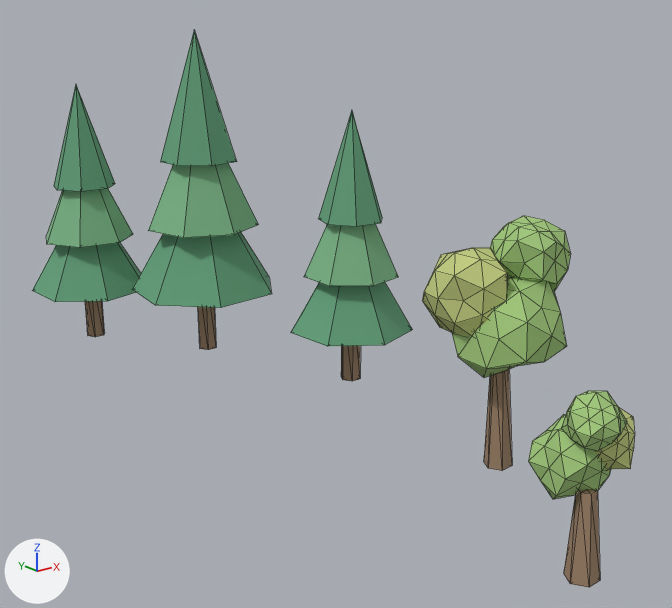
The glTF model assets/models/props_right.glb, before and after one commit.
Both versions are drawn from a 50 mm lens placed at (-0.111, -0.481, 0.311), pointed at (0.27, -0.005, 0.121). Lighting does not change. The marker at lower left points along +X, +Y and +Z. The older version comes first. Mesh edges are drawn as thin lines. Vertices at exactly the same position are counted once.
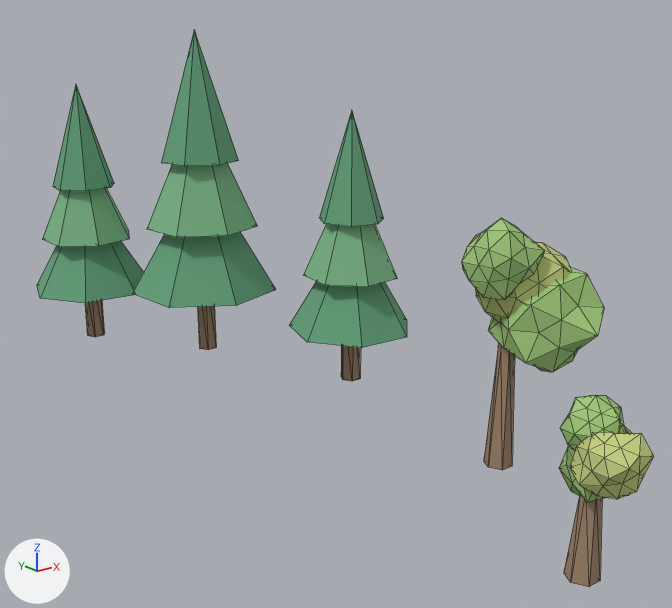
Diff of the bpy script that builds the scene:
```diff
--- a/assets/models/props_right.glb.py
+++ b/assets/models/props_right.glb.py
@@ me_mesh_0 @@
 # used by ob_mesh_0; location = (0.0, 0.0, 0.0)
-me_mesh_0.from_pydata(...)  # 403 vertices, 726 faces; spans x 0.164..0.367, y -0.254..0.308, z 0.04..0.299
+me_mesh_0.from_pydata(...)  # 403 vertices, 726 faces; spans x 0.16..0.365, y -0.271..0.31, z 0.04..0.299
+# me_mesh_0 part 1: the loose piece of 14 vertices spanning x 0.291..0.309, y -0.138..-0.122, z 0.04..0.12 is turned 4.3 degrees about the y axis through its middle, then moved by (0.003, 0.0, 0.0)
+# me_mesh_0 part 2: the loose piece of 14 vertices spanning x 0.231..0.249, y -0.248..-0.232, z 0.04..0.09 is turned 4.5 degrees about the y axis through its middle, then moved by (0.002, 0.0, 0.0)
+# me_mesh_0 part 3: the loose piece of 9 vertices spanning x 0.213..0.33, y 0.114..0.23, z 0.093..0.194 is turned -39.3 degrees about the z axis through its middle, then moved by (0.001, -0.001, 0.0)
+# me_mesh_0 part 4: the loose piece of 9 vertices spanning x 0.242..0.301, y 0.14..0.2, z 0.198..0.299 is turned -39.7 degrees about the z axis through its middle, then moved by (0.0, -0.001, 0.0)
+# me_mesh_0 part 5: the loose piece of 9 vertices spanning x 0.276..0.367, y -0.007..0.085, z 0.082..0.162 is turned 30.1 degrees about the z axis through its middle, then moved by (0.0, 0.001, 0.0)
+# me_mesh_0 part 6: the loose piece of 9 vertices spanning x 0.295..0.343, y 0.017..0.065, z 0.165..0.245 is turned -8.4 degrees about the z axis through its middle
+# me_mesh_0 part 7: the loose piece of 9 vertices spanning x 0.164..0.26, y 0.211..0.308, z 0.084..0.168 is turned 30.9 degrees about the z axis through its middle, then moved by (0.0, 0.001, 0.0)
+# me_mesh_0 part 8: the loose piece of 9 vertices spanning x 0.184..0.235, y 0.236..0.286, z 0.172..0.256 is turned 7.5 degrees about the z axis through its middle
+# me_mesh_0 part 9: the loose piece of 9 vertices spanning x 0.225..0.314, y 0.124..0.212, z 0.146..0.246 is turned -7.2 degrees about the z axis through its middle
+# me_mesh_0 part 10: the loose piece of 9 vertices spanning x 0.287..0.356, y 0.005..0.075, z 0.124..0.203 is turned 45.2 degrees about the z axis through its middle, then moved by (-0.001, 0.001, 0.0)
+# me_mesh_0 part 11: the loose piece of 9 vertices spanning x 0.172..0.245, y 0.224..0.298, z 0.128..0.212 is turned -28.8 degrees about the z axis through its middle, then moved by (0.0, 0.001, 0.0)
+# me_mesh_0 part 12: 250 of 403 vertices moved; they spanned x 0.222..0.339, y -0.254..-0.093, z 0.081..0.195 and now span x 0.218..0.355, y -0.271..-0.105, z 0.081..0.2; mean shift (0.003, -0.009, 0.0); largest move (0.299, -0.126, 0.167) -> (0.338, -0.141, 0.171)
 me_mesh_0.materials.append(mat_bark)
```

Boxes [x1, y1, x2, y2] around the edits, measured in the pictures (672 x 608 px; the box of a moved part takes in the faces that stretch with it):
'Mesh_0', reshaped: before [32, 30, 634, 587]; after [37, 30, 654, 587]
part 1 of me_mesh_0, moved or reshaped: before [484, 369, 512, 471]; after [484, 343, 515, 470]
part 2 of me_mesh_0, moved or reshaped: before [564, 490, 600, 587]; after [564, 494, 602, 587]
part 3 of me_mesh_0, moved or reshaped: before [133, 232, 271, 308]; after [132, 232, 276, 307]
part 4 of me_mesh_0, moved or reshaped: before [160, 30, 237, 166]; after [161, 30, 239, 166]
part 5 of me_mesh_0, moved or reshaped: before [291, 282, 413, 346]; after [289, 282, 407, 348]
part 6 of me_mesh_0, moved or reshaped: before [318, 111, 382, 227]; after [319, 111, 384, 227]
part 7 of me_mesh_0, moved or reshaped: before [32, 243, 141, 302]; after [37, 241, 144, 303]
part 8 of me_mesh_0, moved or reshaped: before [54, 85, 115, 191]; after [53, 85, 114, 191]
part 9 of me_mesh_0, moved or reshaped: before [148, 163, 258, 238]; after [147, 163, 257, 237]
part 10 of me_mesh_0, moved or reshaped: before [304, 224, 398, 286]; after [303, 224, 397, 287]
part 11 of me_mesh_0, moved or reshaped: before [46, 189, 133, 248]; after [42, 188, 130, 247]
part 12 of me_mesh_0, moved or reshaped: before [422, 216, 634, 499]; after [461, 218, 654, 502]
